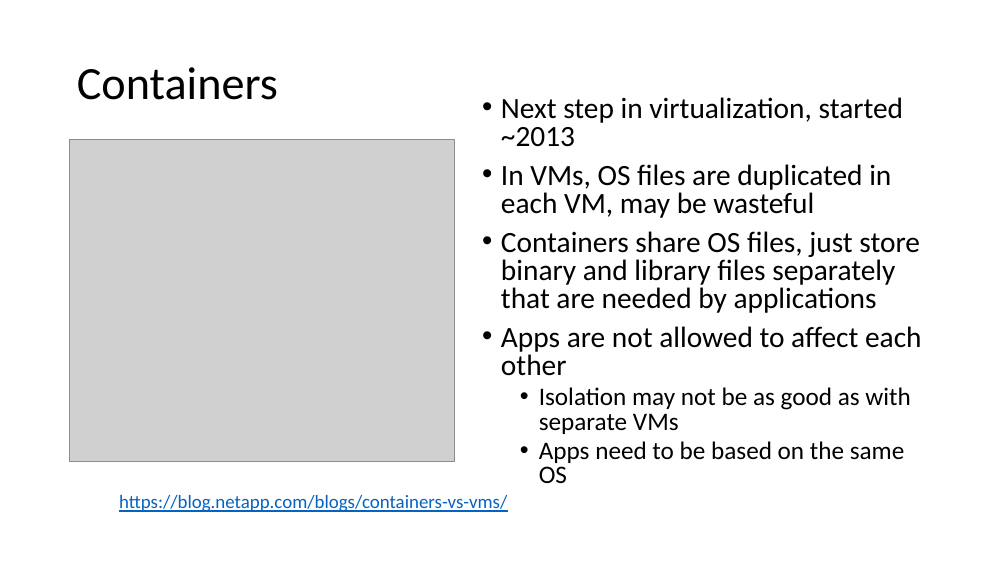
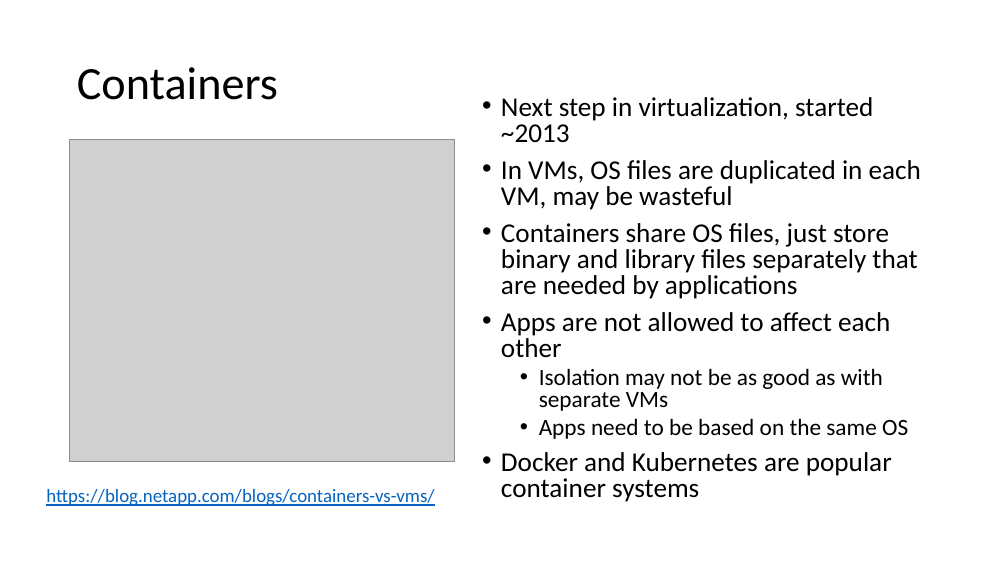
Before and after one commit to john-r2/CyberSec-Modules, a slide deck: slide 9 of 2.VM_Cloud/Virtual Machines.pptx (slide 7 before the commit). Drawn at 1008x567 pixels with LibreOffice and Linux fonts; fonts in the diff are those of the drawing; grey boxes stand for pictures. Boxes give left, top, right and bottom in pixels: in the first picture for what was removed or moved away, otherwise in the second. Text is boxed around its words. In the diff, an @@ line names an element or a change of style, - is before the commit and + after.

```diff
--- a/2.VM_Cloud/Virtual Machines.pptx
+++ b/2.VM_Cloud/Virtual Machines.pptx
@@ text at bbox=[501, 97, 921, 439]: size 28 to 25.9 pt in "Next step in virtualization, started ~2013", "In VMs, OS files are duplicated in ...", "Containers share OS files, just store binary ...", "Apps are not allowed to affect each ..."; size 24 to 22.2 pt in "Isolation may not be as good as ...", "Apps need to be based on the ..." @@
@@ text at bbox=[501, 452, 892, 502]: paragraph added @@
+• Docker and Kubernetes are popular container systems
@@ text "https://blog.netapp.com/blogs/containers-vs-vms/": place and size @@
-text "https://blog.netapp.com/blogs/containers-vs-vms/" at bbox=[119, 495, 507, 512]
+text "https://blog.netapp.com/blogs/containers-vs-vms/" at bbox=[46, 489, 434, 506]
```
Also in this commit, not shown: 1 other slide changed, 2 slides added, 3 other files.
